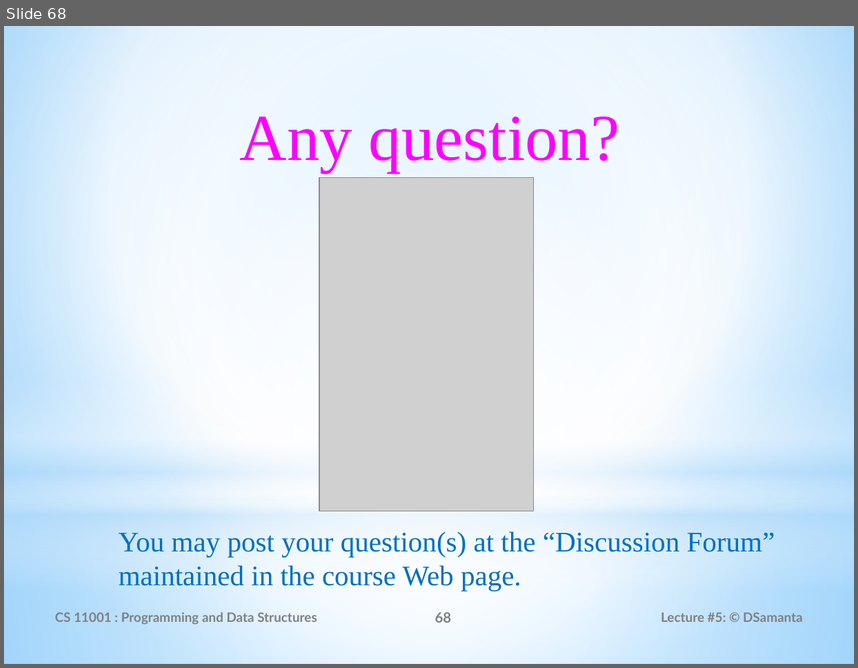
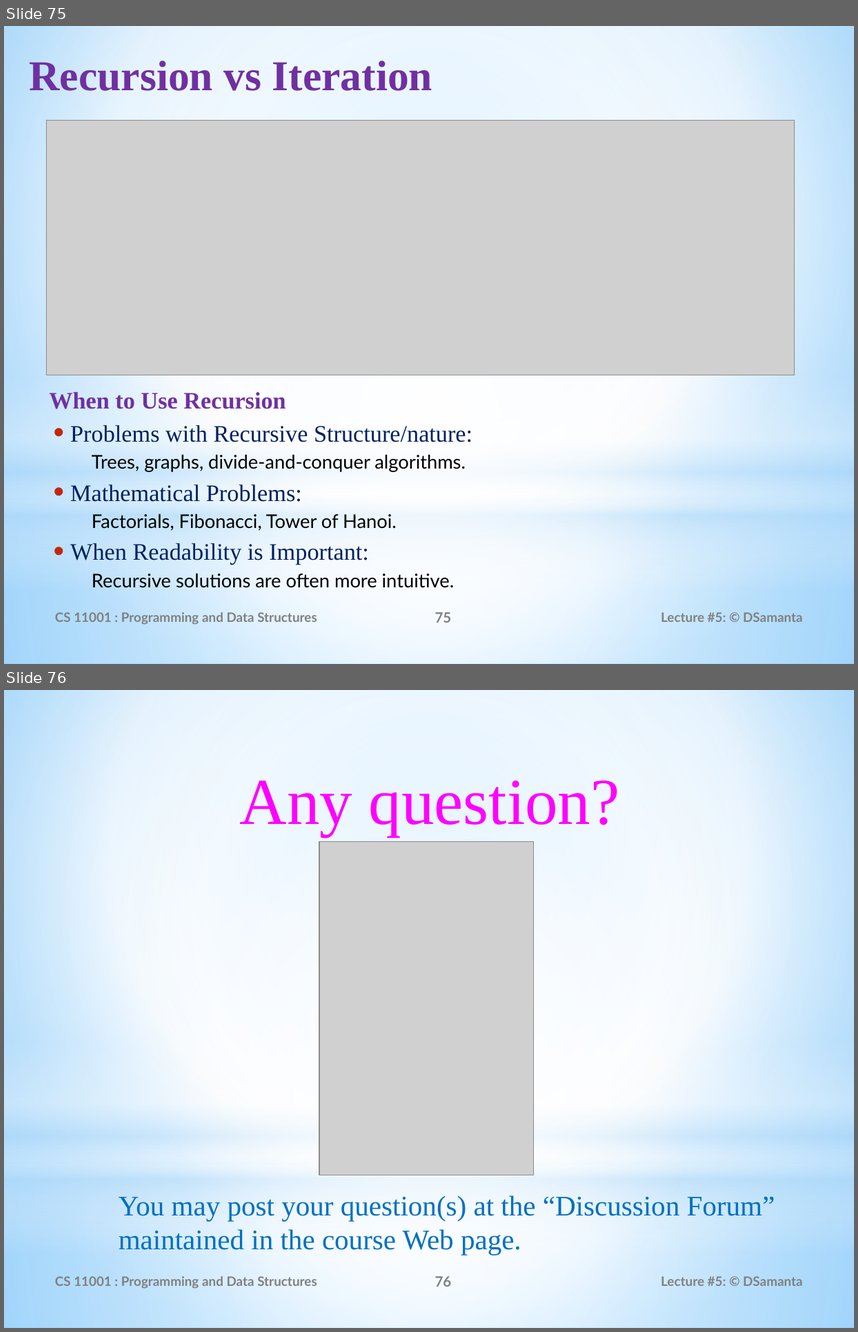
Before and after one commit to alwaysananta/computerProgramming, a slide deck: Slides/Functions_in_C.pptx. Shown one above the other, each under a label of ours: slide 68 before the commit, slides 75 and 76 after it. The pictures are 858x668 and 858x1332 pixels, drawn with LibreOffice and Linux fonts; fonts in the diff are those of the drawing; grey boxes stand for pictures. Boxes give left, top, right and bottom in pixels: in the first picture for what was removed or moved away, otherwise in the second. Text is boxed around its words. In the diff, an @@ line names an element or a change of style, - is before the commit and + after.

```diff
--- a/Slides/Functions_in_C.pptx
+++ b/Slides/Functions_in_C.pptx
@@ slide 75 added at (4,26,854,664), background gradient #9ED5FF to #FFFFFF to #5BB9FF; not listed: 4 template elements that a slide beside it also shows @@
@@ title added at (30,60,432,91), 36 pt, text #7030A0, bold @@
+Recursion vs Iteration
@@ picture added at (47,121,795,374) @@
@@ text added at (49,392,473,588), 16 pt, text #000000 @@
+When to Use Recursion
+  • Problems with Recursive Structure/nature:
+  Trees, graphs, divide-and-conquer algorithms.
+  • Mathematical Problems:
+  Factorials, Fibonacci, Tower of Hanoi.
+  • When Readability is Important:
+  Recursive solutions are often more intuitive.
@@ text added at (55,612,317,624), 11 pt, text #808080, bold @@
+CS 11001 : Programming and Data Structures
@@ page number added at (435,612,452,622), 12 pt, text #808080, bold @@
+75
@@ text added at (661,612,803,621), 11 pt, text #808080, bold @@
+Lecture #5: © DSamanta
@@ what was slide 68 is now slide 76 @@
@@ page number at (435,1276,452,1286): text changed @@
-68
+76
```
Also in this commit, not shown: 4 slides changed, 7 other slides added, 1 other file.
